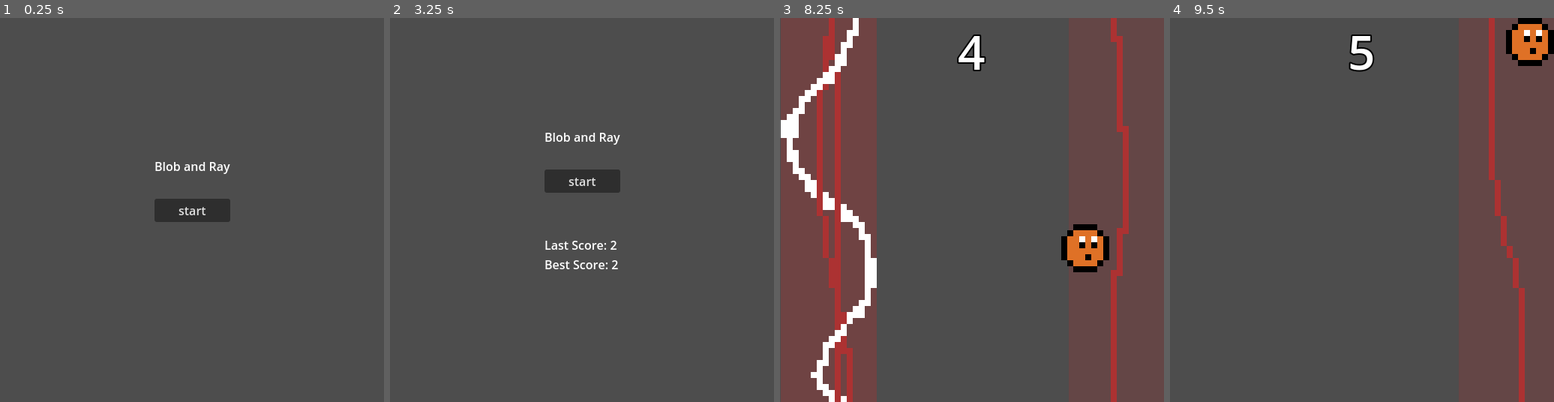
Above: before the commit, frames 1-4 (left to right).
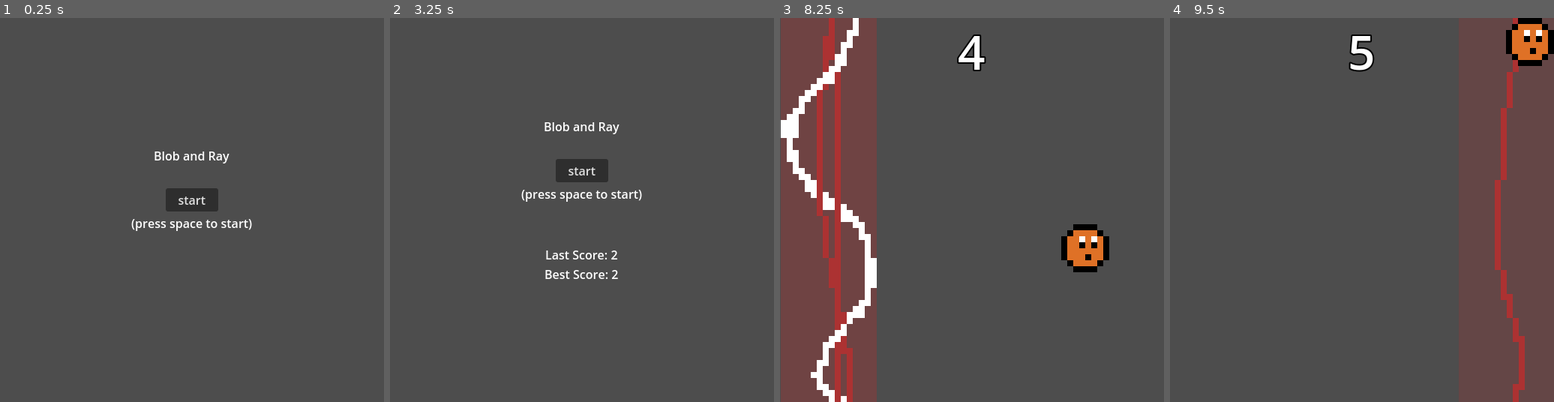
Above: after the commit, the same moments.

Repository: vhoyer/blob-and-ray
Game: Godot game, scene res://scenes/menu.tscn
Two runs of this game, one before a commit and one after it. Both use one fixed random seed, a clock stepped at 60 frames per second and the inputs below. Sound files missing from this copy of the repository are replaced by a short silence.
Inputs:
- Up to frame 1 (0.25 s): no input
- Up to frame 2 (3.25 s): click "start" at 0.5 s; hold D (right) 1.28-2.03 s; tap Space (start_game) at 1.35, 2.1, 2.85 s; hold S (down) 2.03-2.78 s; hold D (right) from 2.78 s (still down)
- Up to frame 3 (8.25 s): release D (right) at 3.5 s; click "start" at 3.5 s; hold W (up) 4.28-5.03 s; tap Space (start_game) every 0.75 s from 4.35 to 8.1 s; hold A (left) 5.03-6.53 s; hold S (down) 6.53-7.28 s; hold D (right) 7.28-8.03 s; hold W (up) from 8.03 s (still down)
- Up to frame 4 (9.5 s): release W (up) at 8.78 s; hold D (right) from 8.78 s (still down); tap Space (start_game) at 8.85 s

The runs differ from the first frame. In frame 1, 1.9% of the frame differs, in the area x 34-66%, y 34-56%; in frame 2, 2.7%, in the area x 34-66%, y 27-68%; in frame 3, 1.7%; in frame 4, 2.3%.

Commit message:
:sparkles: Add the whole audio syncing system

Diff:
--- /dev/null
+++ b/modules/Maestrinho/AudioPiece.gd
@@ -0,0 +1,42 @@
+extends AudioStreamPlayer
+# Heavily based on https://github.com/LegionGames/Conductor-Example/blob/master/Scripts/Conductor.gd
+class_name AudioPiece
+
+## bpm of the audio
+@export var bpm: int = 120
+## how many measures exist in a bar
+@export var measures: int = 4
+
+
+# Tracking the beat and song position
+@onready var sec_per_beat = 60.0 / bpm
+var song_position = 0.0
+var song_position_in_beats = 1
+var last_reported_beat = 0
+var measure = 1
+
+# Determining how close to the beat an event is
+var closest = 0
+var time_off_beat = 0.0
+
+signal beat_event(position)
+signal measure_event(position)
+
+func _process(_delta):
+	if !playing: return
+
+	song_position = get_playback_position() + AudioServer.get_time_since_last_mix()
+	song_position -= AudioServer.get_output_latency()
+	song_position_in_beats = int(floor(song_position / sec_per_beat))
+	_report_beat()
+
+func _report_beat():
+	if last_reported_beat == song_position_in_beats: return
+
+	if measure > measures: measure = 1
+
+	beat_event.emit(song_position_in_beats)
+	measure_event.emit(measure)
+
+	last_reported_beat = song_position_in_beats
+	measure += 1
--- /dev/null
+++ b/modules/Maestrinho/AudioPiece.tscn
@@ -0,0 +1,6 @@
+[gd_scene load_steps=2 format=3 uid="uid://c4fxlhg3cf5l5"]
+
+[ext_resource type="Script" path="res://modules/Maestrinho/AudioPiece.gd" id="1_snogs"]
+
+[node name="AudioPiece" type="AudioStreamPlayer"]
+script = ExtResource("1_snogs")
--- /dev/null
+++ b/modules/Maestrinho/Maestrinho.gd
@@ -0,0 +1,34 @@
+extends Node
+
+var loop: AudioPiece
+
+var trigger_queue: Array[String]
+
+func play_loop(name):
+	var lib = $loop
+	loop = lib.get_node(name) as AudioPiece
+	loop.play()
+	loop.connect("finished", _repeat_loop)
+	loop.connect("beat_event", _flush_trigger_queue)
+	pass
+
+func _repeat_loop():
+	loop.play()
+
+## Queue a trigger audio to be played in the next beat
+func queue_trigger(name):
+	trigger_queue.append(name)
+	pass
+
+func _flush_trigger_queue(_beat):
+	while trigger_queue.size() > 0:
+		var name = trigger_queue.pop_at(0)
+		_play_trigger(name)
+	pass
+
+func _play_trigger(name):
+	var lib = $trigger
+	var trigger = lib.get_node(name)
+	var offset = AudioServer.get_time_since_last_mix() + AudioServer.get_output_latency()
+	trigger.play(offset)
+	pass
--- /dev/null
+++ b/modules/Maestrinho/Maestrinho.tscn
@@ -0,0 +1,21 @@
+[gd_scene load_steps=5 format=3 uid="uid://b4xb76qfob3no"]
+
+[ext_resource type="Script" path="res://modules/Maestrinho/Maestrinho.gd" id="1_ur68f"]
+[ext_resource type="PackedScene" uid="uid://c4fxlhg3cf5l5" path="res://modules/Maestrinho/AudioPiece.tscn" id="2_1vogf"]
+[ext_resource type="AudioStream" uid="uid://cjppnow8p8q3o" path="res://audio/chiptune-floortom.wav" id="3_6qr6t"]
+[ext_resource type="AudioStream" uid="uid://bq6lbfs0n1xdh" path="res://audio/blob-and-ray-bgm - beat.wav" id="4_me5ta"]
+
+[node name="Maestro" type="Node"]
+script = ExtResource("1_ur68f")
+
+[node name="trigger" type="Node" parent="."]
+
+[node name="ray" parent="trigger" instance=ExtResource("2_1vogf")]
+stream = ExtResource("3_6qr6t")
+volume_db = 4.685
+
+[node name="loop" type="Node" parent="."]
+
+[node name="bgm" parent="loop" instance=ExtResource("2_1vogf")]
+stream = ExtResource("4_me5ta")
+volume_db = -3.748
--- /dev/null
+++ b/modules/Maestrinho/MaestrinhoTrigger.gd
@@ -0,0 +1,10 @@
+extends Node
+
+@export var trigger_name: String
+@export var trigger: bool = false
+
+func _process(_delta):
+	if !trigger: return
+	Maestrinho.queue_trigger(trigger_name)
+	trigger = false
+	pass
--- /dev/null
+++ b/modules/Maestrinho/MaestrinhoTrigger.tscn
@@ -0,0 +1,6 @@
+[gd_scene load_steps=2 format=3 uid="uid://m33y8eft4ojm"]
+
+[ext_resource type="Script" path="res://modules/Maestrinho/MaestrinhoTrigger.gd" id="1_ayio4"]
+
+[node name="MaestroTrigger" type="Node"]
+script = ExtResource("1_ayio4")
--- a/objects/ray.tscn
+++ b/objects/ray.tscn
@@ -2,7 +2,7 @@
 
 [ext_resource type="Script" path="res://scripts/ray.gd" id="1_7uw1g"]
 [ext_resource type="Texture2D" uid="uid://cdg5sbnu8bixr" path="res://sprite/ray.png" id="1_uxq4p"]
-[ext_resource type="AudioStream" uid="uid://cjppnow8p8q3o" path="res://audio/chiptune-floortom.wav" id="3_52ieq"]
+[ext_resource type="PackedScene" uid="uid://m33y8eft4ojm" path="res://modules/Maestrinho/MaestrinhoTrigger.tscn" id="3_kve2k"]
 
 [sub_resource type="Animation" id="Animation_avaxr"]
 length = 3.0
@@ -34,19 +34,31 @@
 tracks/2/type = "value"
 tracks/2/imported = false
 tracks/2/enabled = true
-tracks/2/path = NodePath("AudioStreamPlayer:playing")
+tracks/2/path = NodePath(".:visible")
 tracks/2/interp = 1
 tracks/2/loop_wrap = true
 tracks/2/keys = {
-"times": PackedFloat32Array(2.5),
+"times": PackedFloat32Array(0),
 "transitions": PackedFloat32Array(1),
 "update": 1,
 "values": [false]
 }
+tracks/3/type = "value"
+tracks/3/imported = false
+tracks/3/enabled = true
+tracks/3/path = NodePath("MaestrinhoTrigger:trigger")
+tracks/3/interp = 1
+tracks/3/loop_wrap = true
+tracks/3/keys = {
+"times": PackedFloat32Array(0),
+"transitions": PackedFloat32Array(1),
+"update": 1,
+"values": [true]
+}
 
 [sub_resource type="Animation" id="Animation_6vbpq"]
 resource_name = "ray"
-length = 2.6
+length = 3.0
 step = 0.05
 tracks/0/type = "value"
 tracks/0/imported = false
@@ -67,7 +79,7 @@
 tracks/1/interp = 1
 tracks/1/loop_wrap = true
 tracks/1/keys = {
-"times": PackedFloat32Array(0, 2.5, 2.65),
+"times": PackedFloat32Array(0, 2.5, 2.6),
 "transitions": PackedFloat32Array(1, 1, 1),
 "update": 1,
 "values": [false, true, false]
@@ -75,14 +87,26 @@
 tracks/2/type = "value"
 tracks/2/imported = false
 tracks/2/enabled = true
-tracks/2/path = NodePath("AudioStreamPlayer:playing")
+tracks/2/path = NodePath(".:visible")
 tracks/2/interp = 1
 tracks/2/loop_wrap = true
 tracks/2/keys = {
-"times": PackedFloat32Array(2.5),
-"transitions": PackedFloat32Array(1),
+"times": PackedFloat32Array(0, 2.6),
+"transitions": PackedFloat32Array(1, 1),
 "update": 1,
-"values": [true]
+"values": [true, false]
+}
+tracks/3/type = "value"
+tracks/3/imported = false
+tracks/3/enabled = true
+tracks/3/path = NodePath("MaestrinhoTrigger:trigger")
+tracks/3/interp = 1
+tracks/3/loop_wrap = true
+tracks/3/keys = {
+"times": PackedFloat32Array(0, 2.5),
+"transitions": PackedFloat32Array(1, 1),
+"update": 1,
+"values": [false, true]
 }
 
 [sub_resource type="AnimationLibrary" id="AnimationLibrary_0qfbv"]
@@ -95,6 +119,7 @@
 size = Vector2(128, 512)
 
 [node name="Area2D" type="Area2D"]
+visible = false
 position = Vector2(-1, 0)
 collision_layer = 2
 monitoring = false
@@ -113,11 +138,13 @@
 hframes = 16
 
 [node name="CollisionShape2D" type="CollisionShape2D" parent="."]
+visible = false
 position = Vector2(65, 256)
 shape = SubResource("RectangleShape2D_xeewo")
 
-[node name="AudioStreamPlayer" type="AudioStreamPlayer" parent="."]
-stream = ExtResource("3_52ieq")
+[node name="MaestrinhoTrigger" parent="." instance=ExtResource("3_kve2k")]
+trigger_name = "ray"
+trigger = true
 
 [connection signal="body_entered" from="." to="." method="_on_body_entered"]
 [connection signal="animation_finished" from="Animator" to="." method="_on_animator_animation_finished"]
--- a/project.godot
+++ b/project.godot
@@ -14,6 +14,10 @@
 run/main_scene="res://scenes/menu.tscn"
 config/features=PackedStringArray("4.1", "GL Compatibility")
 config/icon="res://icon.svg"
+
+[autoload]
+
+Maestrinho="*res://modules/Maestrinho/Maestrinho.tscn"
 
 [display]
 
--- a/scenes/menu.tscn
+++ b/scenes/menu.tscn
@@ -24,12 +24,22 @@
 [node name="Label" type="Label" parent="CanvasLayer/VBoxContainer"]
 layout_mode = 2
 text = "Blob and Ray"
+horizontal_alignment = 1
 
-[node name="Button" type="Button" parent="CanvasLayer/VBoxContainer"]
+[node name="VBoxContainer" type="VBoxContainer" parent="CanvasLayer/VBoxContainer"]
 layout_mode = 2
-text = "start"
+
+[node name="Button" type="Button" parent="CanvasLayer/VBoxContainer/VBoxContainer"]
+layout_mode = 2
+size_flags_horizontal = 4
+text = "   start   "
+
+[node name="Label" type="Label" parent="CanvasLayer/VBoxContainer/VBoxContainer"]
+layout_mode = 2
+text = "(press space to start)"
 
 [node name="scores" type="Label" parent="CanvasLayer/VBoxContainer"]
 layout_mode = 2
+horizontal_alignment = 1
 
-[connection signal="pressed" from="CanvasLayer/VBoxContainer/Button" to="." method="_on_button_pressed"]
+[connection signal="pressed" from="CanvasLayer/VBoxContainer/VBoxContainer/Button" to="." method="_on_button_pressed"]
--- a/scripts/game.gd
+++ b/scripts/game.gd
@@ -5,6 +5,10 @@
 
 signal end_game
 
+func _ready():
+	Maestrinho.play_loop("bgm")
+	pass
+
 func _on_player_game_over():
 	ray_spawner.stop_spawn()
 	var score = points.stop_and_return()
--- a/scripts/menu.gd
+++ b/scripts/menu.gd
@@ -6,6 +6,9 @@
 
 @onready var canvas = $CanvasLayer
 var loaded_scene;
+
+func _ready():
+	Maestrinho.play_loop("bgm")
 
 func _on_button_pressed():
 	game_start()
--- a/scripts/ray_spawner.gd
+++ b/scripts/ray_spawner.gd
@@ -10,14 +10,16 @@
 	timer.stop()
 
 func _ready():
-	_on_timer_timeout()
+	spawn_ray()
 
 func inverse_axis(axis):
 	return 'x' if axis == 'y' else 'y'
 
 func _on_timer_timeout():
 	timer.wait_time = max(0.5, timer.wait_time - 0.5)
+	spawn_ray()
 
+func spawn_ray():
 	var ray = ray_scene.instantiate() as Ray
 
 	var ray_size = ray.get_rect()
@@ -44,6 +46,7 @@
 	# make old children appear on top (not layering the flash part of the animation)
 	move_child(ray, 0)
 
+
 func get_available_index(max_index):
 	var candidates = range(0, max_index)
 	candidates.shuffle()
Not shown, removed: audio/blob-and-ray-bgm - reference.wav.import
Not shown, removed: audio/chiptune-clap.wav.import
Not shown, removed: audio/blob-and-ray-bgm - reference.wav
Not shown, removed: audio/chiptune-clap.wav
Not shown, changed: audio/chiptune-floortom.wav
Not shown, added: modules/Maestrinho/README.md
